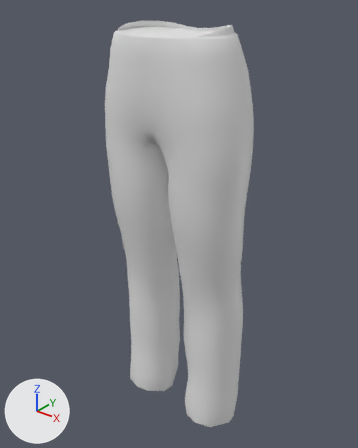
The FBX model Assets/BoZo_StylizedModularCharacters/Outfits/Base/Bottom/Outfit_Bottom_LooseJeans/BSMC_Outfit_Bottom_LooseJeans.fbx: old version first, new version second.
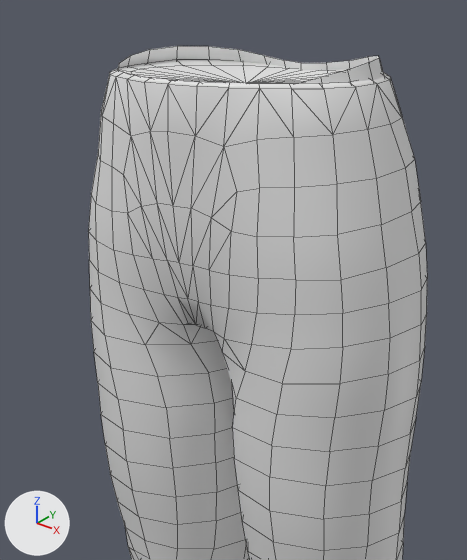
The first picture shows the older version from a 50 mm lens placed at (0.676, -0.857, 1.171), pointed at (-0.013, 0.004, 0.638). The close-ups show both versions on the part from 18% to 76% of the width and 0% to 55% of the height of that picture; other places that the commit changed are outside them. The axes (+X, +Y, +Z) are drawn at lower left. The lights are the same throughout. The close-ups show mesh edges as thin lines. Materials are left out; every surface is plain grey. Where no turn or scale is listed for an object, it has been applied to the vertices.

The first close-up shows 'BSMC_Outfit_Bottom_LooseJeans'.
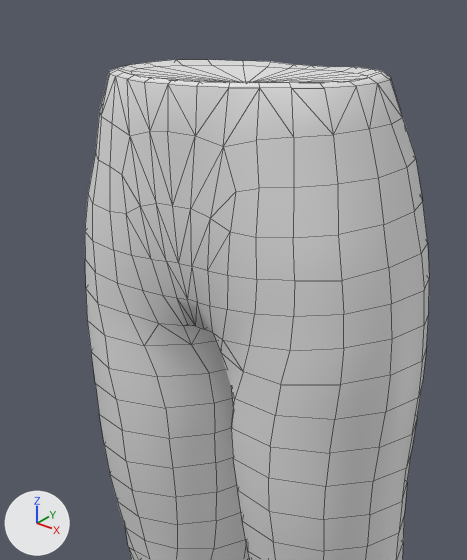
Boxes (x1, y1, x2, y2) around the edits, measured in the close-ups (467 x 560 px; the box of a moved part takes in the faces that stretch with it):
'BSMC_Outfit_Bottom_LooseJeans', reshaped: before (88, 46, 427, 560); after (85, 59, 429, 560)
part 1 of me_mesh, deleted: before (118, 46, 384, 84)
part 2 of me_mesh, moved or reshaped: before (88, 73, 427, 551); after (85, 73, 429, 551)

What the commit changed:
me_mesh is used by ob_bsmc_outfit_bottom_loosejeans; location (0.0, 0.0, 0.0).
me_mesh had 916 vertices, 944 faces and spanned x -0.183..0.183, y -0.132..0.106, z 0.089..1.098.
me_mesh now has 770 vertices, 848 faces and spans x -0.186..0.186, y -0.132..0.106, z 0.089..1.086.
me_mesh part 1: the loose piece of 102 vertices spanning x -0.146..0.146, y -0.118..0.092, z 1.001..1.098 is deleted.
Part 2, on me_mesh:
14 vertices in x -0.094..0.094, y -0.125..-0.111, z 0.745..1.0 move by (0.0, -0.002, 0.0).
9 vertices in x -0.053..0.053, y -0.128..-0.069, z 0.811..1.035 move by (0.0, -0.001, 0.0).
7 vertices in x -0.178..0.014, y -0.08..0.07, z 0.71..1.049 move by (-0.001, 0.0, 0.0).
7 vertices in x -0.093..0.093, y -0.127..-0.101, z 0.711..0.982 move by (0.0, -0.001, -0.001).
7 vertices in x -0.014..0.178, y -0.08..0.07, z 0.71..1.049 move by (0.001, 0.0, 0.0).
7 vertices in x -0.171..0.042, y -0.114..-0.058, z 0.71..1.046 move by (-0.001, -0.001, 0.0).
117 vertices move from x -0.183..0.183, y -0.121..0.07, z 0.71..1.046 to x -0.186..0.186, y -0.123..0.071, z 0.71..1.046.
